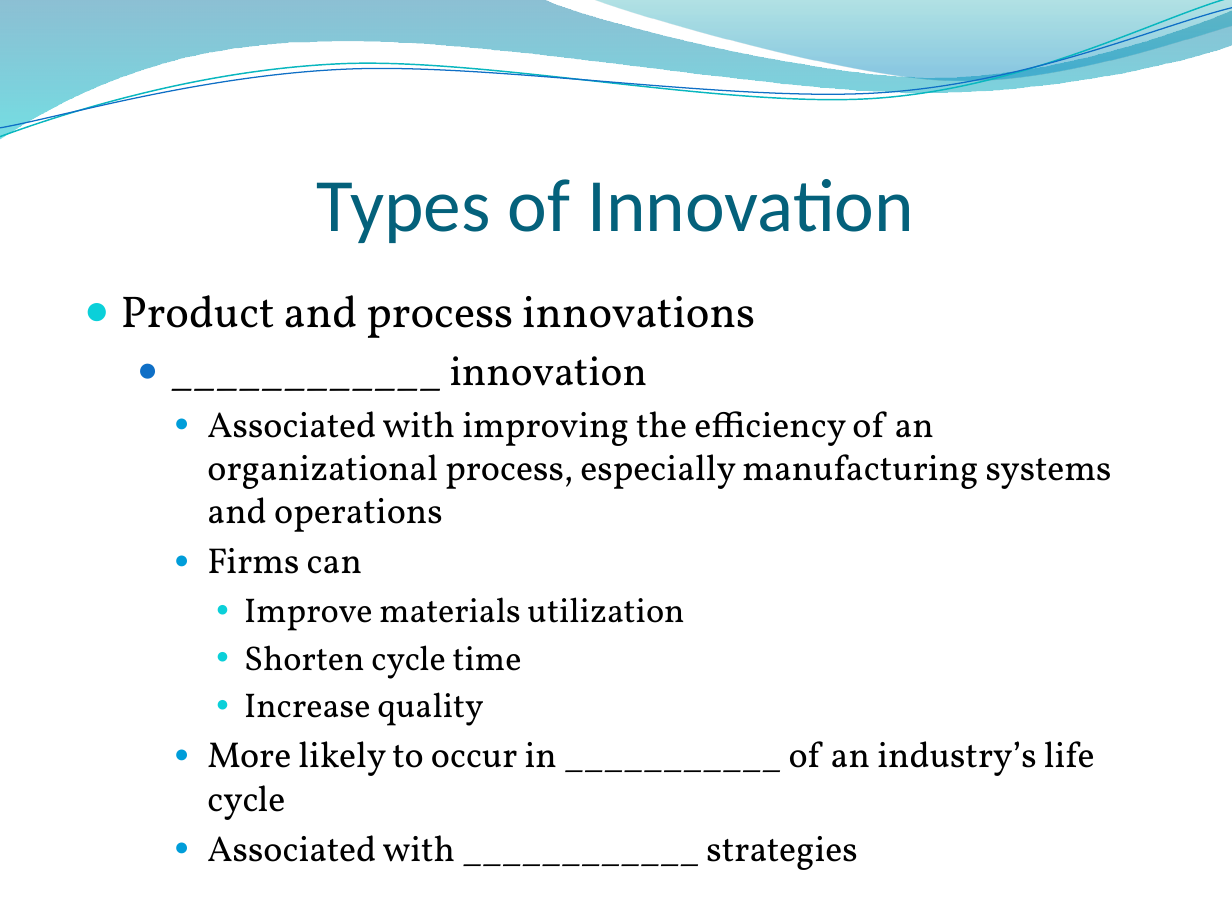
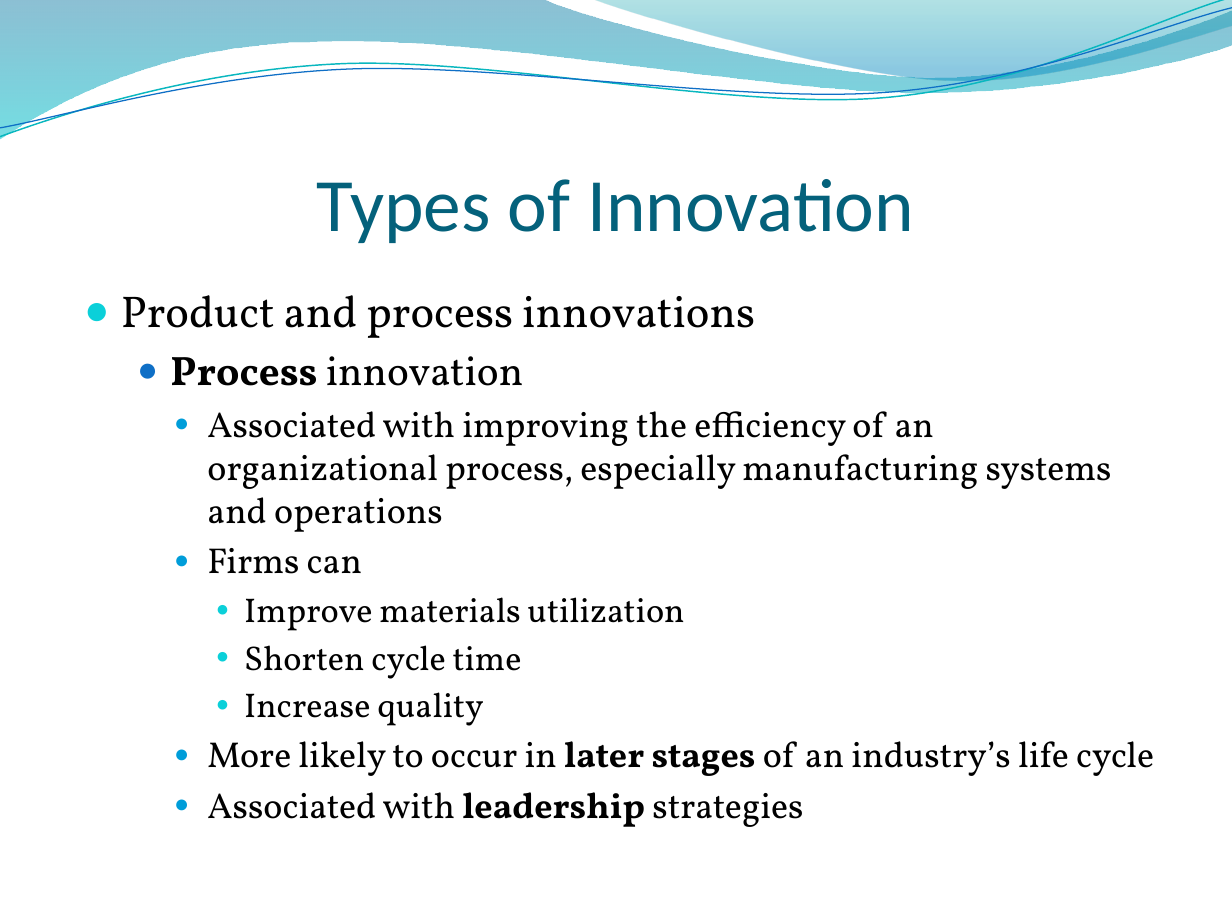
Before and after one commit to urbo425/School-Stuff, a slide deck: slide 58 of fall2015/bus4750/powerpoints/finalExam.pptx. Drawn at 1232x924 pixels with LibreOffice and Linux fonts; fonts in the diff are those of the drawing; background and template pictures are left out. Boxes give left, top, right and bottom in pixels: in the first picture for what was removed or moved away, otherwise in the second. Text is boxed around its words. In the diff, an @@ line names an element or a change of style, - is before the commit and + after.

```diff
--- a/fall2015/bus4750/powerpoints/finalExam.pptx
+++ b/fall2015/bus4750/powerpoints/finalExam.pptx
@@ text at box(170, 356, 523, 386): text changed @@
-  ● ____________ innovation
+  ● Process innovation
@@ text at box(207, 741, 1154, 827): text changed @@
-    ● More likely to occur in ___________ of an industry’s life cycle
-    ● Associated with ____________ strategies
+    ● More likely to occur in later stages of an industry’s life cycle
+    ● Associated with leadership strategies
```
Also in this commit, not shown: 9 other slides changed.
